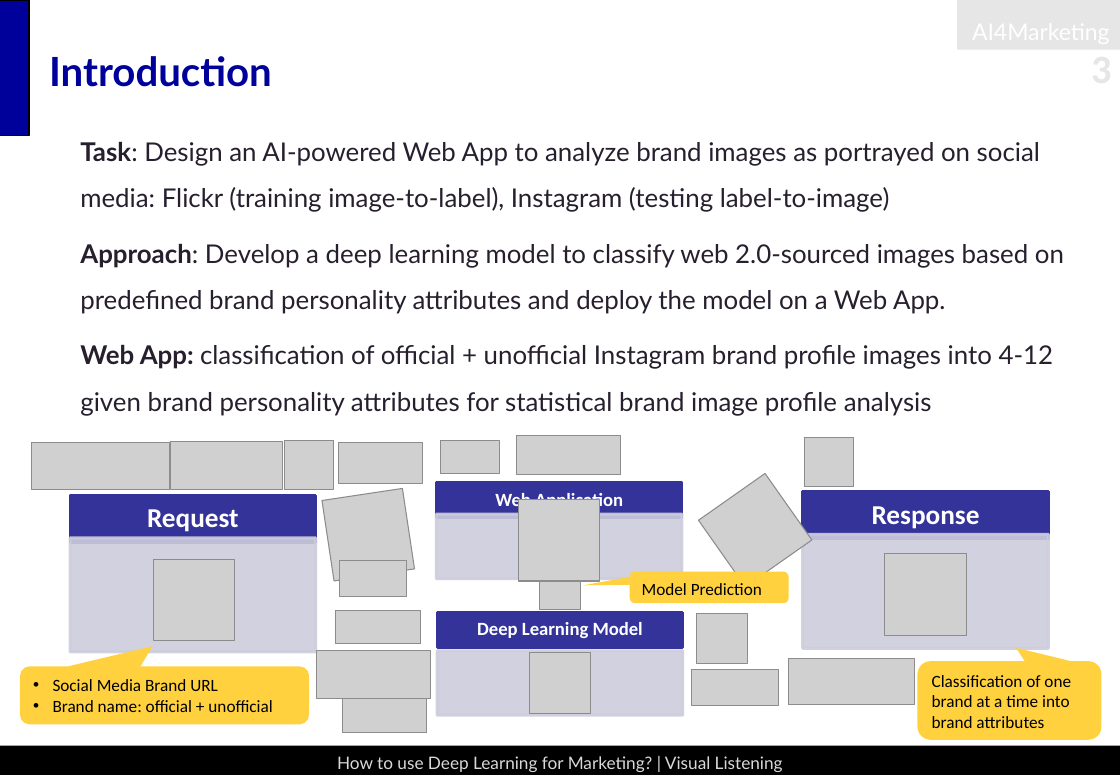
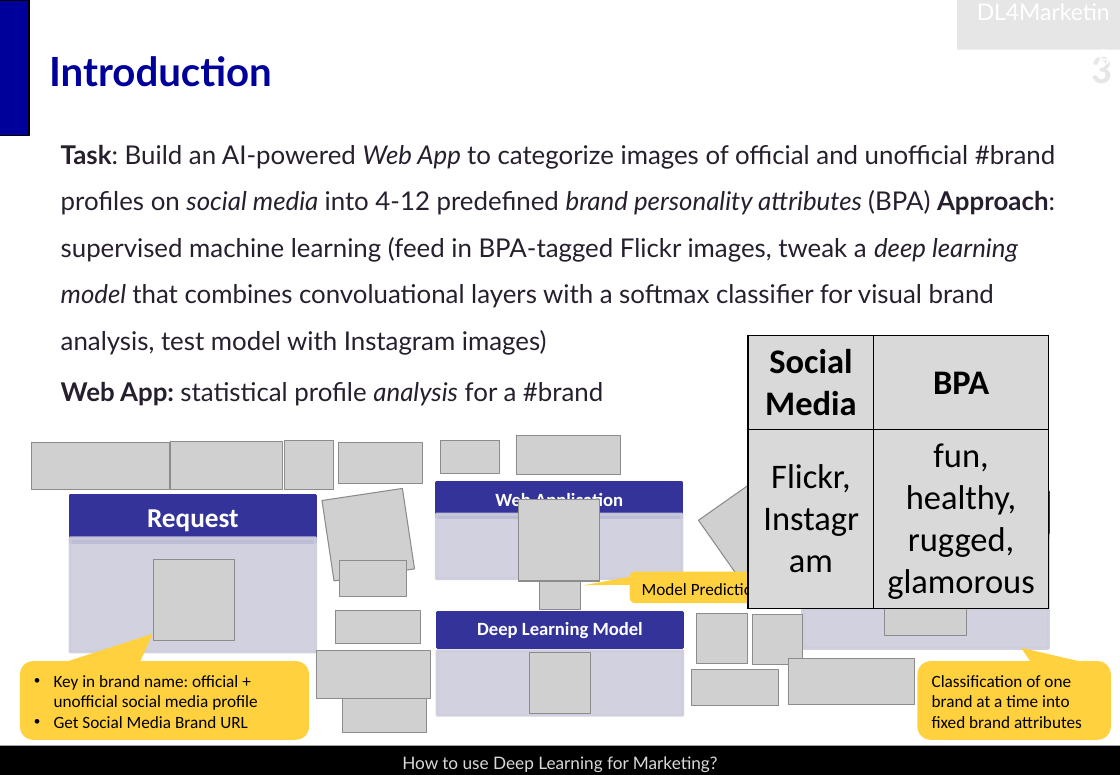
Before and after one commit to snoweZz/DLfM_BrandManagement, a slide deck: slide 3 of about_me/Visual Listening In_Draft_LS.pptx. Drawn at 1120x775 pixels with LibreOffice and Linux fonts; fonts in the diff are those of the drawing; grey boxes stand for pictures. Boxes give left, top, right and bottom in pixels: in the first picture for what was removed or moved away, otherwise in the second. Text is boxed around its words. In the diff, an @@ line names an element or a change of style, - is before the commit and + after.

Commit message:
update power point presentation

```diff
--- a/about_me/Visual Listening In_Draft_LS.pptx
+++ b/about_me/Visual Listening In_Draft_LS.pptx
@@ text at (x1=958, y1=0, x2=1120, y2=50): text added @@
+DL4Marketing
@@ text at (x1=61, y1=144, x2=1055, y2=406): text changed @@
-Task: Design an AI-powered Web App to analyze brand images as portrayed on social media: Flickr (training image-to-label), Instagram (testing label-to-image)
-Approach: Develop a deep learning model to classify web 2.0-sourced images based on predefined brand personality attributes and deploy the model on a Web App.
-Web App: classification of official + unofficial Instagram brand profile images into 4-12 given brand personality attributes for statistical brand image profile analysis
+Task: Build an AI-powered Web App to categorize images of official and unofficial #brand profiles on social media into 4-12 predefined brand personality attributes (BPA) Approach: supervised machine learning (feed in BPA-tagged Flickr images, tweak a deep learning model that combines convoluational layers with a softmax classifier for visual brand analysis, test model with Instagram images)
+Web App: statistical profile analysis for a #brand
@@ table added at (x1=749, y1=336, x2=1050, y2=603), 2 rows, 2 columns @@
+Social Media | BPA
+Flickr, Instagram | fun, healthy, rugged, glamorous
@@ picture moved from (x1=805, y1=437, x2=854, y2=487) to (x1=753, y1=615, x2=803, y2=665) @@
@@ rounded speech box "Key in brand name: official ..." resized from (x1=20, y1=667, x2=309, y2=725) to (x1=20, y1=662, x2=309, y2=740) @@
@@ text in rounded speech box at (x1=54, y1=675, x2=257, y2=728): text changed @@
-• Social Media Brand URL
-• Brand name: official + unofficial
+• Key in brand name: official + unofficial social media profile
+• Get Social Media Brand URL
@@ rounded speech box "Classification of one brand at ..." resized from (x1=917, y1=662, x2=1101, y2=740) to (x1=917, y1=662, x2=1111, y2=740) @@
@@ text in rounded speech box at (x1=932, y1=675, x2=1082, y2=728): text changed @@
-Classification of one brand at a time into brand attributes
+Classification of one brand at a time into fixed brand attributes
@@ text at (x1=402, y1=756, x2=718, y2=772): text changed @@
-How to use Deep Learning for Marketing? | Visual Listening
+How to use Deep Learning for Marketing?
```
Also in this commit, not shown: 6 other slides changed, 1 other file.
